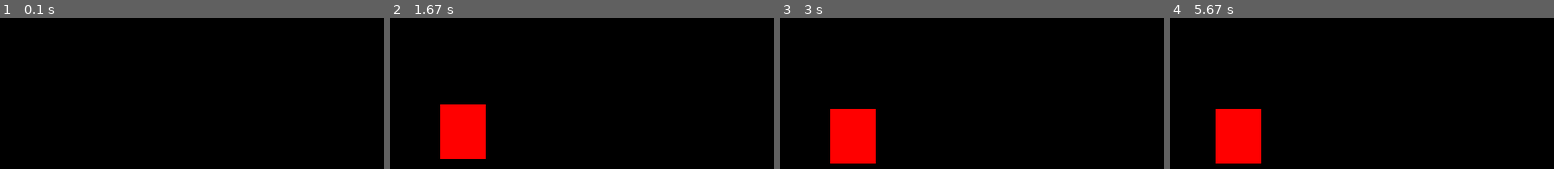
Above: before the commit, frames 1-4 (left to right).
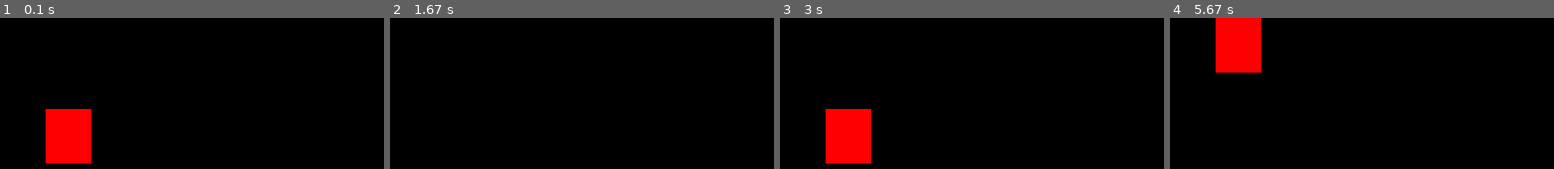
Above: after the commit, the same moments.

Repository: gianv9/CursoDeIntroduccionAPythonYterminalLinux
Game: pygame game, started from Python/pygame/cuadrado/cuadrado.py
The game is run twice, just before and just after one commit, with the same random seed, the same clock (stepped at 60 frames per second) and the same inputs.
Inputs:
- Up to frame 1 (0.1 s): no input
- Up to frame 2 (1.67 s): hold Right 0.33-0.8 s; hold Up 0.83-1.13 s; hold Right 1.17-1.63 s
- Up to frame 3 (3 s): hold Left 1.67-2.2 s; hold Down 2.23-2.53 s; hold Left 2.57-2.97 s
- Up to frame 4 (5.67 s): hold Up 3-3.37 s; hold Down 4.07-4.43 s; hold Left 4.47-4.93 s; hold Right 4.97-5.43 s; hold Up from 5.47 s (still down)

The runs differ from the first frame. In frame 1, 4.3% of the frame differs, in the area x 11-24%, y 60-97%; in frame 2, 4.3%; in frame 3, 0.9%; in frame 4, 8.6%, in the area x 11-24%, y 0-97%.

Commit message:
Agregado ej cargar imagen/Actualizado cuadrado.py

Diff:
--- /dev/null
+++ b/Python/pygame/cargarImagen/cargarImg.py
@@ -0,0 +1,36 @@
+import pygame
+import os # libreria para intectuar con el sistema operativo
+
+pygame.init()
+
+# sets the window title
+pygame.display.set_caption(u'Load image')
+
+# sets the window size
+screen = pygame.display.set_mode((538, 500))
+
+# obten la ruta de la imagen
+ruta_imagen = os.path.join(u'imagenes', u'Mario_8_bit.png')
+
+# obten la imagen
+imagen = pygame.image.load(ruta_imagen)
+# convierte la imagen  al mismo formato que el de la pantalla
+# para dibujar mas rapido
+image = imagen.convert_alpha()
+# dibuja la imagen en la posicion 20,20
+screen.blit(image, (20, 20))
+
+# updates the screen
+pygame.display.flip()
+
+# infinite loop
+while True:
+    # gets a single event from the event queue
+    event = pygame.event.wait()
+
+    # if the 'close' button of the window is pressed
+    if event.type == pygame.QUIT:
+        break
+
+# finalizes Pygame
+pygame.quit()
--- a/Python/pygame/cuadrado/cuadrado.py
+++ b/Python/pygame/cuadrado/cuadrado.py
@@ -16,30 +16,70 @@
 # cada juego debe tener un bucle principal
 jugando = True
 
+ejes = [False, False, False, False]
 
 while jugando:
     # hago una pausa de 0.1 segundo
-    pygame.time.delay(100)
+    pygame.time.delay(10)
+
+    ejes[0], ejes[1], ejes[2], ejes[3] = False, False, False, False
+
     for evento in pygame.event.get(): # esto devuelve una lista de los eventos y su estado
         if evento.type == pygame.QUIT: # si la tecla esc se presiona
             jugando = False # finaliza el bucle
 
-        # detecta cuando una tecla sea presionada
-        if evento.type == pygame.KEYUP:
-            # key_name = pygame.key.name(evento.key)
-            # print("Presiono " + str(key_name))
-            if(evento.key == pygame.K_UP):
-                R1["y"] -= R1["velocidad"]
-            if(evento.key == pygame.K_DOWN):
-                R1["y"] += R1["velocidad"]
-            if(evento.key == pygame.K_LEFT):
-                R1["x"] -= R1["velocidad"]
-            if(evento.key == pygame.K_RIGHT):
-                R1["x"] += R1["velocidad"]
+    teclas = pygame.key.get_pressed()
+
+    if teclas[pygame.K_UP]:
+        ejes[0], ejes[1], ejes[2], ejes[3] = True, False, False, False
+    if teclas[pygame.K_DOWN]:
+        ejes[0], ejes[1], ejes[2], ejes[3] = False, True, False, False
+    if teclas[pygame.K_LEFT]:
+        ejes[0], ejes[1], ejes[2], ejes[3] = False, False, True, False
+    if teclas[pygame.K_RIGHT]:
+        ejes[0], ejes[1], ejes[2], ejes[3] = False, False, False, True
+
+    if ejes[0]:
+        R1["y"] -= R1["velocidad"]
+    if ejes[1]:
+        R1["y"] += R1["velocidad"]
+    if ejes[2]:
+        R1["x"] -= R1["velocidad"]
+    if ejes[3]:
+        R1["x"] += R1["velocidad"]
+
+    # for evento in pygame.event.get(): # esto devuelve una lista de los eventos y su estado
+    #     if evento.type == pygame.QUIT: # si la tecla esc se presiona
+    #         jugando = False # finaliza el bucle
+
+    #     # detecta cuando una tecla sea presionada
+    #     if evento.type in [pygame.KEYDOWN, pygame.KEYUP]:
+    #         # key_name = pygame.key.name(evento.key)
+    #         # print("Presiono " + str(key_name))
+    #         if(evento.key == pygame.K_UP):
+    #             ejes[0], ejes[1], ejes[2], ejes[3] = True, False, False, False
+    #         if(evento.key == pygame.K_DOWN):
+    #             ejes[0], ejes[1], ejes[2], ejes[3] = False, True, False, False
+    #         if(evento.key == pygame.K_LEFT):
+    #             ejes[0], ejes[1], ejes[2], ejes[3] = False, False, True, False
+    #         if(evento.key == pygame.K_RIGHT):
+    #             ejes[0], ejes[1], ejes[2], ejes[3] = False, False, False, True
+
+    # if ejes[0]:
+    #     R1["y"] -= R1["velocidad"]
+    # if ejes[1]:
+    #     R1["y"] += R1["velocidad"]
+    # if ejes[2]:
+    #     R1["x"] -= R1["velocidad"]
+    # if ejes[3]:
+    #     R1["x"] += R1["velocidad"]
+
+
+    # print(R1["x"], R1["y"])
+
 
     # para evitar que mi rectangulo deje una marca dibujo el fondo nuevamente
     ventana["juego"].fill((0,0,0))
-
 
     # aca el 255,0,0 es un color RGBpygame.event.get()
     # rect es para dibujar un rectangulo
@@ -49,4 +89,5 @@
     # si comento esto no se vuelve a dibujar mi rectangulo
     pygame.display.update()
 
+
 pygame.quit() # termina el juego
Binary file added: Python/pygame/cargarImagen/imagenes/Mario_8_bit.png
